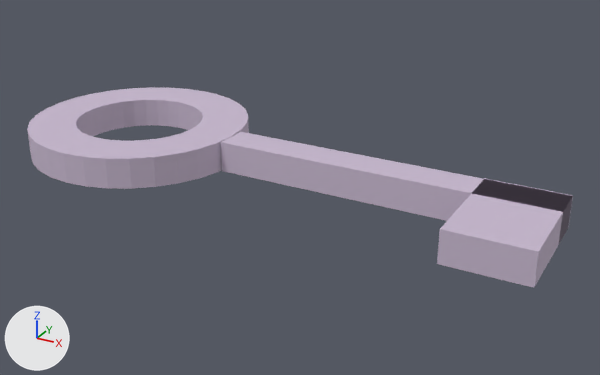
The glTF model game/assets/objets/cle.glb: old version first, new version second.
Both versions are drawn from a 50 mm lens placed at (0.152, -0.256, 0.119), pointed at (0.01, 0.001, -0.01). The lights are fixed; the arrows at lower left show +X, +Y and +Z. The older version comes first.

The first picture shows 'laiton'.
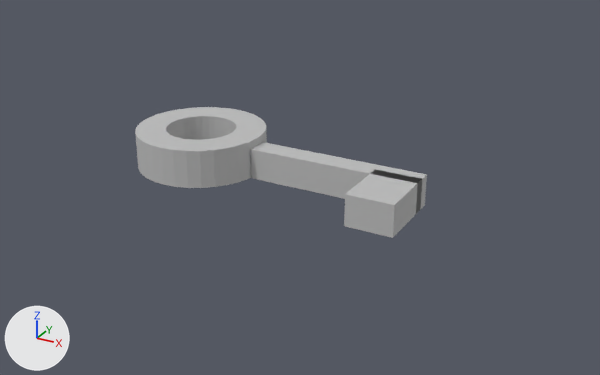
What the commit changed:
me_laiton is used by ob_laiton; location (0.0, 0.0, -0.006).
me_laiton had 144 vertices, 280 faces and spanned x -0.11..0.11, y -0.045..0.045, z 0.0..0.012.
me_laiton now has 144 vertices, 280 faces and spans x -0.06..0.06, y -0.026..0.026, z 0.0..0.015.
me_laiton part 1: the loose piece of 128 vertices spanning x -0.11..-0.02, y -0.045..0.045, z 0.0..0.012 is scaled about its middle by (0.568, 0.568, 1.25), then moved by (0.031, 0.0, 0.001).
me_laiton part 2: the loose piece of 8 vertices spanning x -0.02..0.11, y -0.007..0.007, z 0.0..0.012 is scaled about its middle by (0.523, 0.643, 1), then moved by (-0.019, 0.0, 0.0).
me_laiton part 3: the loose piece of 8 vertices spanning x 0.08..0.11, y -0.038..0.007, z 0.0..0.012 is scaled about its middle by (0.6, 0.556, 1), then moved by (-0.044, 0.003, 0.0).
Object 'laiton' (ob_laiton) moves from (0.0, 0.0, -0.006) to (0.0, 0.0, -0.0075).

Pixel boxes [x1, y1, x2, y2] of what changed, in the pictures (600 x 375 px; the box of a moved part takes in the faces that stretch with it):
'laiton', reshaped, moved (46% narrower, 35% shorter): before [27, 87, 573, 288]; after [135, 107, 427, 238]
part 1 of me_laiton, moved or reshaped: before [27, 87, 249, 189]; after [135, 107, 267, 188]
part 2 of me_laiton, moved or reshaped: before [221, 132, 573, 242]; after [251, 142, 427, 213]
part 3 of me_laiton, moved or reshaped: before [437, 178, 573, 288]; after [344, 169, 422, 238]
